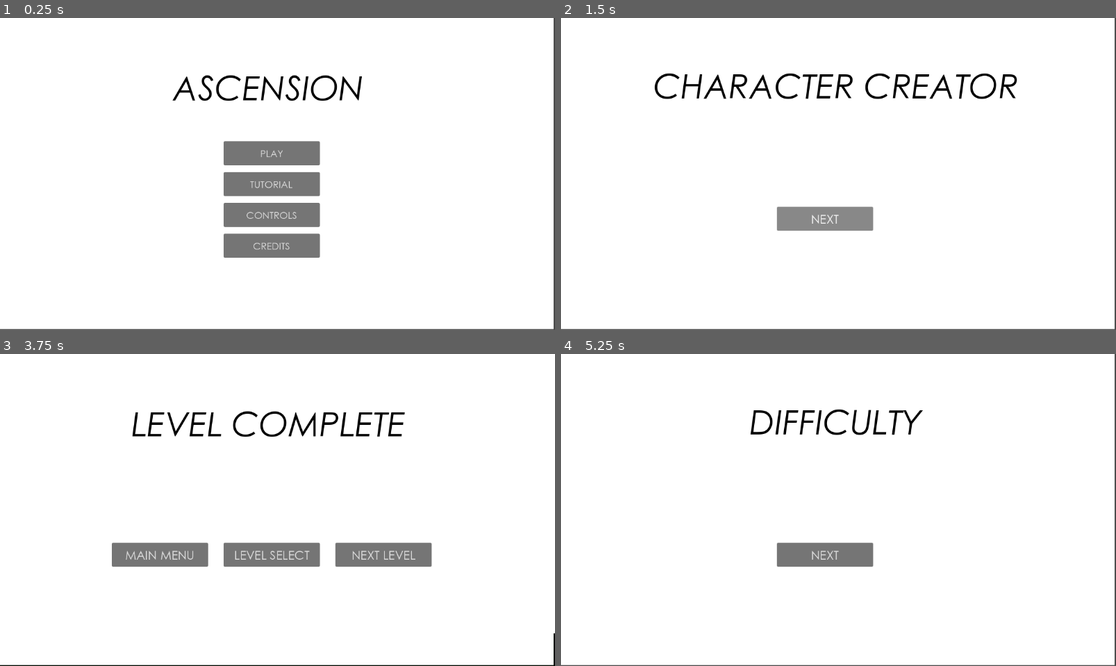
Above: before the commit, frames 1-4 (two rows, left to right).
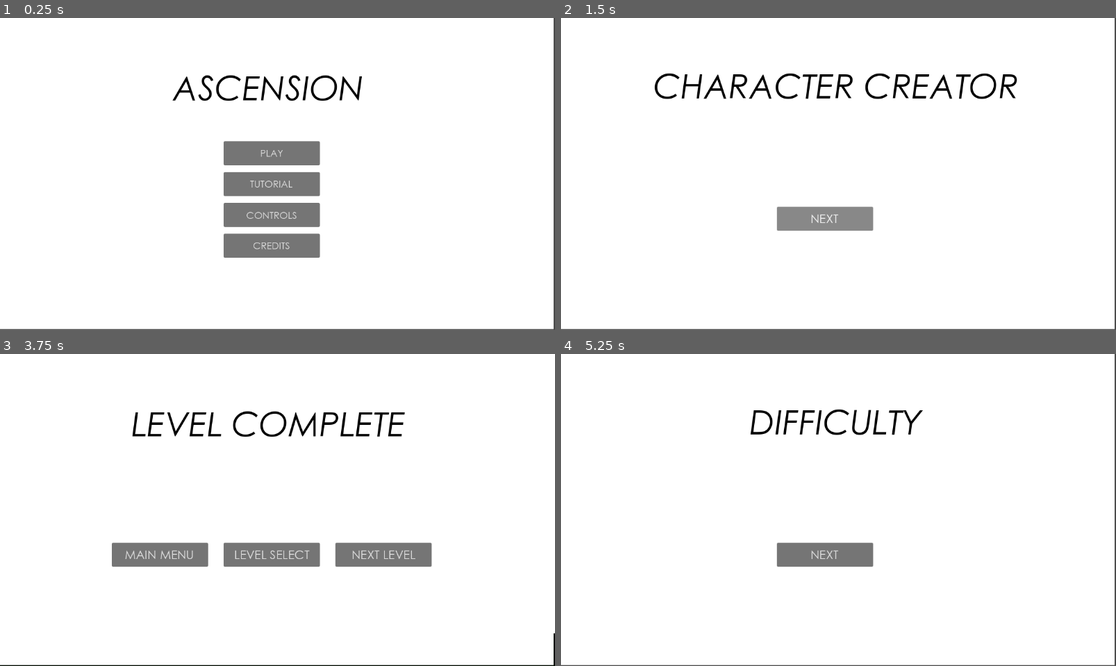
Above: after the commit, the same moments.

Repository: rj02sd/LostHeart
Game: Godot game, scene res://scenes/menu.tscn
Same seed, same stepped clock (60 frames per second), same inputs: the game is played once before the commit and once after it.
Inputs:
- Up to frame 1 (0.25 s): no input
- Up to frame 2 (1.5 s): click "PLAY" at 0.5 s; click "NEXT" at 1.25 s
- Up to frame 3 (3.75 s): click "NEXT" at 2 s; click "LEVEL 1" at 2.75 s; click "WIN LEVEL" at 3.5 s
- Up to frame 4 (5.25 s): click "MAIN MENU" at 4.25 s; click "PLAY" at 5 s

The runs differ from the first frame. In frame 1, 0.1% of the frame differs, in the area x 45-53%, y 42-75%; in frame 2, less than 0.1%; in frame 3, 0.3%, in the area x 22-75%, y 63-66%; in frame 4, less than 0.1%.

Commit message:
anchors applied

Diff:
--- a/scenes/character_creator.tscn
+++ b/scenes/character_creator.tscn
@@ -33,5 +33,14 @@
 horizontal_alignment = 1
 
 [node name="Next" parent="." instance=ExtResource("4_oooqi")]
+anchors_preset = -1
+anchor_left = 0.389
+anchor_top = 0.605
+anchor_right = 0.562
+anchor_bottom = 0.682
+offset_left = -0.128021
+offset_top = -0.0400085
+offset_right = 0.575928
+offset_bottom = 0.0639648
 
 [connection signal="pressed" from="Next" to="." method="_on_next_pressed"]
--- a/scenes/controls.tscn
+++ b/scenes/controls.tscn
@@ -32,3 +32,12 @@
 horizontal_alignment = 1
 
 [node name="Back" parent="." instance=ExtResource("3_q2j0g")]
+anchors_preset = -1
+anchor_left = 0.396
+anchor_top = 0.617
+anchor_right = 0.569
+anchor_bottom = 0.694
+offset_left = -0.192017
+offset_top = 0.18396
+offset_right = 0.511963
+offset_bottom = 0.287994
--- a/scenes/credits.tscn
+++ b/scenes/credits.tscn
@@ -32,3 +32,12 @@
 horizontal_alignment = 1
 
 [node name="Back" parent="." instance=ExtResource("3_tcttj")]
+anchors_preset = -1
+anchor_left = 0.396
+anchor_top = 0.617
+anchor_right = 0.569
+anchor_bottom = 0.694
+offset_left = -0.192017
+offset_top = 0.18396
+offset_right = 0.511963
+offset_bottom = 0.287994
--- a/scenes/death_screen.tscn
+++ b/scenes/death_screen.tscn
@@ -33,18 +33,39 @@
 horizontal_alignment = 1
 
 [node name="MainMenu" parent="." instance=ExtResource("3_o7tqh")]
-offset_left = 232.0
-offset_right = 432.0
+anchors_preset = -1
+anchor_left = 0.201
+anchor_top = 0.605
+anchor_right = 0.375
+anchor_bottom = 0.682
+offset_left = 0.447998
+offset_top = -0.0400085
+offset_right = -3.05176e-05
+offset_bottom = 0.0639648
 text = "MAIN MENU"
 
 [node name="LevelSelect" parent="." instance=ExtResource("3_o7tqh")]
-offset_left = 464.0
-offset_right = 664.0
+anchors_preset = -1
+anchor_left = 0.403
+anchor_top = 0.605
+anchor_right = 0.576
+anchor_bottom = 0.682
+offset_left = -0.256042
+offset_top = -0.0400085
+offset_right = 0.447937
+offset_bottom = 0.0639648
 text = "LEVEL SELECT"
 
 [node name="RetryLevel" parent="." instance=ExtResource("3_o7tqh")]
-offset_left = 696.0
-offset_right = 896.0
+anchors_preset = -1
+anchor_left = 0.604
+anchor_top = 0.605
+anchor_right = 0.778
+anchor_bottom = 0.682
+offset_left = 0.191956
+offset_top = -0.0400085
+offset_right = -0.256042
+offset_bottom = 0.0639648
 text = "RETRY LEVEL"
 
 [connection signal="pressed" from="MainMenu" to="." method="_on_main_menu_pressed"]
--- a/scenes/difficulty_selection.tscn
+++ b/scenes/difficulty_selection.tscn
@@ -33,5 +33,14 @@
 horizontal_alignment = 1
 
 [node name="Next" parent="." instance=ExtResource("3_2tadm")]
+anchors_preset = -1
+anchor_left = 0.389
+anchor_top = 0.605
+anchor_right = 0.562
+anchor_bottom = 0.682
+offset_left = -0.128021
+offset_top = -0.0400085
+offset_right = 0.575928
+offset_bottom = 0.0639648
 
 [connection signal="pressed" from="Next" to="." method="_on_next_pressed"]
--- a/scenes/level_complete.tscn
+++ b/scenes/level_complete.tscn
@@ -33,18 +33,39 @@
 horizontal_alignment = 1
 
 [node name="MainMenu" parent="." instance=ExtResource("3_1q6b6")]
-offset_left = 232.0
-offset_right = 432.0
+anchors_preset = -1
+anchor_left = 0.201
+anchor_top = 0.605
+anchor_right = 0.375
+anchor_bottom = 0.682
+offset_left = 0.447998
+offset_top = -0.0400085
+offset_right = -3.05176e-05
+offset_bottom = 0.0639648
 text = "MAIN MENU"
 
 [node name="NextLevel" parent="." instance=ExtResource("3_1q6b6")]
-offset_left = 696.0
-offset_right = 896.0
+anchors_preset = -1
+anchor_left = 0.604
+anchor_top = 0.605
+anchor_right = 0.778
+anchor_bottom = 0.682
+offset_left = 0.191956
+offset_top = -0.0400085
+offset_right = -0.256042
+offset_bottom = 0.0639648
 text = "NEXT LEVEL"
 
 [node name="LevelSelect" parent="." instance=ExtResource("3_1q6b6")]
-offset_left = 464.0
-offset_right = 664.0
+anchors_preset = -1
+anchor_left = 0.403
+anchor_top = 0.605
+anchor_right = 0.576
+anchor_bottom = 0.682
+offset_left = -0.256042
+offset_top = -0.0400085
+offset_right = 0.447937
+offset_bottom = 0.0639648
 text = "LEVEL SELECT"
 
 [connection signal="pressed" from="MainMenu" to="." method="_on_main_menu_pressed"]
--- a/scenes/menu.tscn
+++ b/scenes/menu.tscn
@@ -36,37 +36,57 @@
 horizontal_alignment = 1
 
 [node name="Play" type="Button" parent="."]
-offset_left = 464.0
-offset_top = 256.0
-offset_right = 664.0
-offset_bottom = 306.0
+anchors_preset = -1
+anchor_left = 0.403
+anchor_top = 0.395
+anchor_right = 0.576
+anchor_bottom = 0.472
+offset_left = -0.256042
+offset_top = 0.0399933
+offset_right = 0.447937
+offset_bottom = 0.143982
 theme_override_fonts/font = ExtResource("4_x0w77")
 theme_override_font_sizes/font_size = 20
 text = "PLAY"
 
 [node name="Tutorial" type="Button" parent="."]
-offset_left = 464.0
-offset_top = 320.0
-offset_right = 664.0
-offset_bottom = 370.0
+anchors_preset = -1
+anchor_left = 0.403
+anchor_top = 0.494
+anchor_right = 0.576
+anchor_bottom = 0.571
+offset_left = -0.256042
+offset_top = -0.112
+offset_right = 0.447937
+offset_bottom = -0.00802612
 theme_override_fonts/font = ExtResource("4_x0w77")
 theme_override_font_sizes/font_size = 20
 text = "TUTORIAL"
 
 [node name="Controls" type="Button" parent="."]
-offset_left = 464.0
-offset_top = 384.0
-offset_right = 664.0
-offset_bottom = 434.0
+anchors_preset = -1
+anchor_left = 0.403
+anchor_top = 0.593
+anchor_right = 0.576
+anchor_bottom = 0.67
+offset_left = -0.256042
+offset_top = -0.264038
+offset_right = 0.447937
+offset_bottom = -0.160004
 theme_override_fonts/font = ExtResource("4_x0w77")
 theme_override_font_sizes/font_size = 20
 text = "CONTROLS"
 
 [node name="Credits" type="Button" parent="."]
-offset_left = 464.0
-offset_top = 448.0
-offset_right = 664.0
-offset_bottom = 498.0
+anchors_preset = -1
+anchor_left = 0.403
+anchor_top = 0.691
+anchor_right = 0.576
+anchor_bottom = 0.769
+offset_left = -0.256042
+offset_top = 0.231964
+offset_right = 0.447937
+offset_bottom = -0.312042
 theme_override_fonts/font = ExtResource("4_x0w77")
 theme_override_font_sizes/font_size = 20
 text = "CREDITS"
--- a/scenes/tutorial.tscn
+++ b/scenes/tutorial.tscn
@@ -32,3 +32,12 @@
 horizontal_alignment = 1
 
 [node name="Back" parent="." instance=ExtResource("3_462o5")]
+anchors_preset = -1
+anchor_left = 0.396
+anchor_top = 0.617
+anchor_right = 0.569
+anchor_bottom = 0.694
+offset_left = -0.192017
+offset_top = 0.18396
+offset_right = 0.511963
+offset_bottom = 0.287994
Not shown, added: export_presets.cfg
